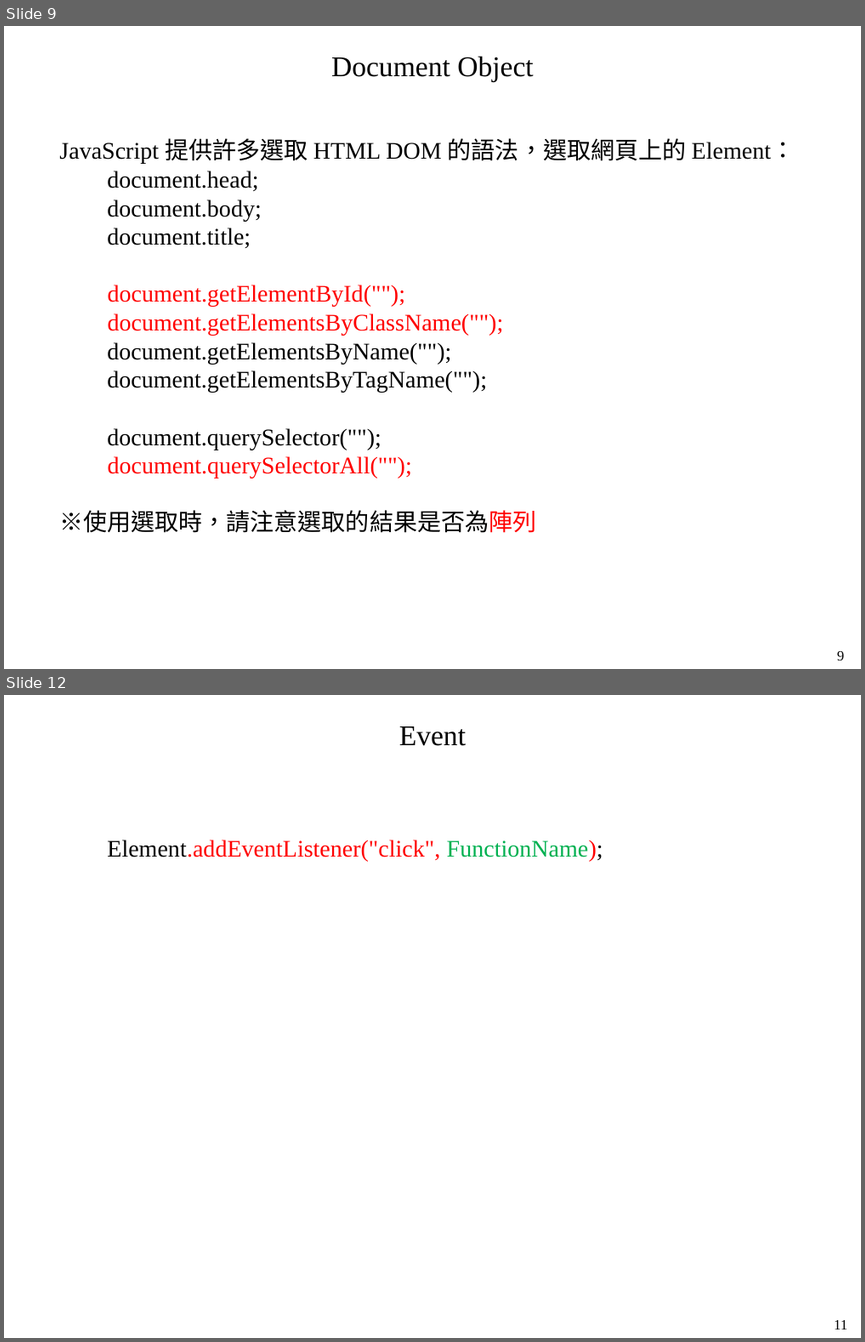
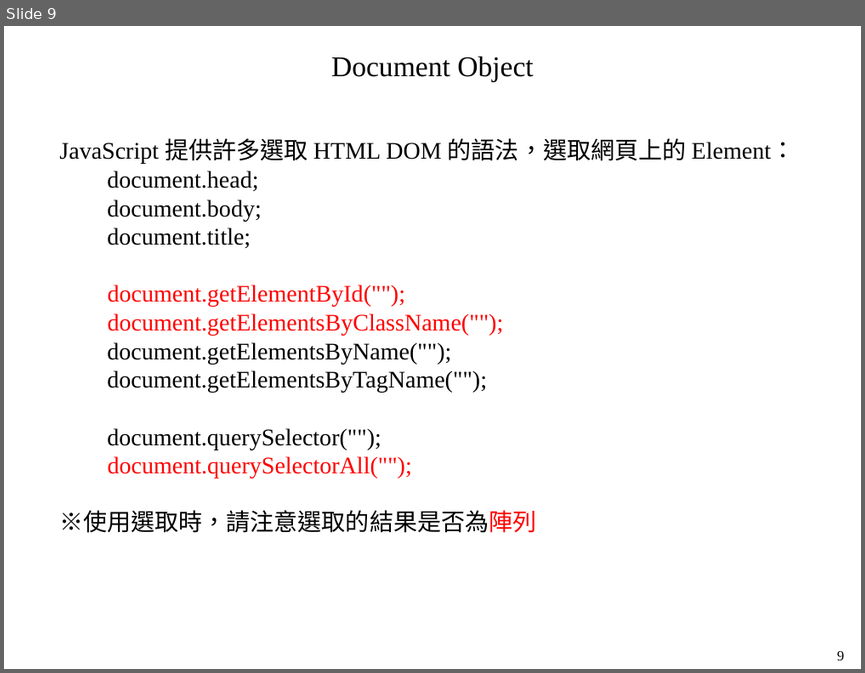
Before and after one commit to mar120434/2021_web_tutor, a slide deck: 動態網頁.pptx. Shown one above the other, each under a label of ours: slides 9 and 12 before the commit, slide 9 after it; the slides between them are not shown. The pictures are 865x1342 and 865x673 pixels, drawn with LibreOffice and Linux fonts; fonts in the diff are those of the drawing. Boxes give left, top, right and bottom in pixels: in the first picture for what was removed or moved away, otherwise in the second. Text is boxed around its words. In the diff, an @@ line names an element or a change of style, - is before the commit and + after.

```diff
--- a/動態網頁.pptx
+++ b/動態網頁.pptx
@@ slide 12 removed at <box>4,695,861,1338</box>, background #FFFFFF @@
@@ text removed at <box>399,726,466,746</box> @@
-Event
@@ text removed at <box>107,839,603,862</box> @@
-Element.addEventListener("click", FunctionName);
@@ text removed at <box>834,1320,847,1329</box> @@
-11
```
Also in this commit, not shown: 3 slides changed, 1 slide added, 3 other files.
